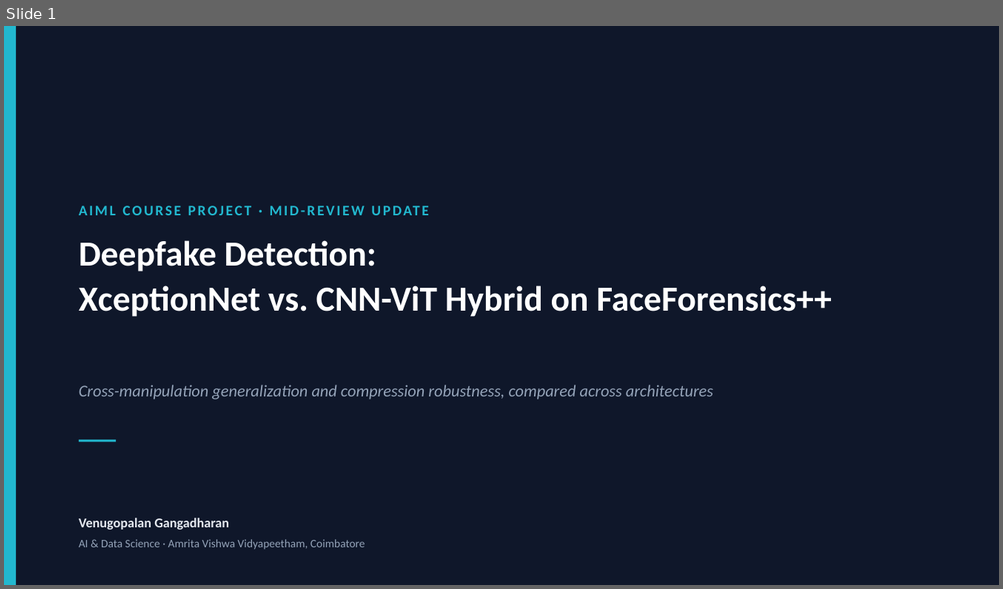
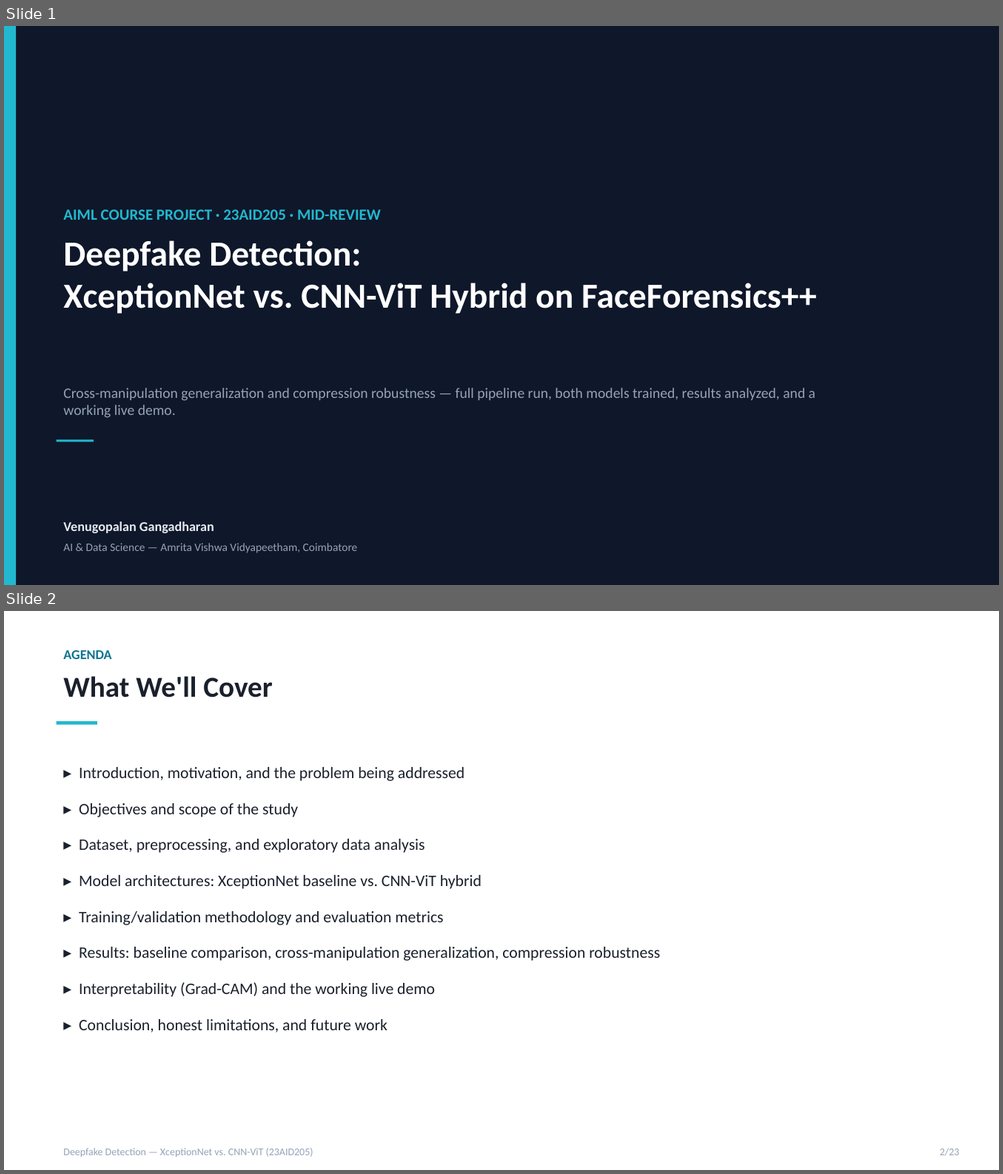
Before and after one commit to DUNE-ODYSSEY/deepfake-detection, a slide deck: docs/mid_review_update.pptx. Shown one above the other, each under a label of ours: slide 1 before the commit, slides 1 and 2 after it. The pictures are 1003x589 and 1003x1174 pixels, drawn with LibreOffice and Linux fonts; fonts in the diff are those of the drawing. Boxes give left, top, right and bottom in pixels: in the first picture for what was removed or moved away, otherwise in the second. Text is boxed around its words. In the diff, an @@ line names an element or a change of style, - is before the commit and + after.

```diff
--- a/docs/mid_review_update.pptx
+++ b/docs/mid_review_update.pptx
@@ slide 2 added at (x1=4, y1=611, x2=999, y2=1170), background #FFFFFF @@
@@ text added at (x1=63, y1=650, x2=111, y2=659), 13 pt, text #0E7490, bold @@
+AGENDA
@@ text added at (x1=63, y1=676, x2=272, y2=698), 28 pt, text #1A202C, bold @@
+What We'll Cover
@@ rectangle added at (x1=57, y1=721, x2=97, y2=724), fill #22B8CF @@
@@ text added at (x1=79, y1=767, x2=660, y2=1033), 15.5 pt, text #1A202C @@
+▸ Introduction, motivation, and the problem being addressed
+▸ Objectives and scope of the study
+▸ Dataset, preprocessing, and exploratory data analysis
+▸ Model architectures: XceptionNet baseline vs. CNN-ViT hybrid
+▸ Training/validation methodology and evaluation metrics
+▸ Results: baseline comparison, cross-manipulation generalization, compression robustness
+▸ Interpretability (Grad-CAM) and the working live demo
+▸ Conclusion, honest limitations, and future work
@@ text added at (x1=63, y1=1148, x2=313, y2=1157), 10 pt, text #94A3B8 @@
+Deepfake Detection — XceptionNet vs. CNN-ViT (23AID205)
@@ text added at (x1=939, y1=1148, x2=959, y2=1156), 10 pt, text #94A3B8 @@
+2/23
@@ slide 1 changed as well @@
@@ text at (x1=63, y1=210, x2=381, y2=220): text changed; size 14 to 15 pt @@
-AIML COURSE PROJECT · MID-REVIEW UPDATE
+AIML COURSE PROJECT · 23AID205 · MID-REVIEW
@@ text "Deepfake Detection:" at (x1=63, y1=241, x2=817, y2=314): line spacing 1.08 to 1 @@
@@ text at (x1=63, y1=388, x2=815, y2=418): text changed; size 16 to 14 pt; italic off @@
-Cross-manipulation generalization and compression robustness, compared across architectures
+Cross-manipulation generalization and compression robustness — full pipeline run, both models trained, results analyzed, and a working live demo.
@@ 2 texts, 1 rectangle moved together from (x1=79, y1=241, x2=831, y2=530) to (x1=57, y1=241, x2=817, y2=534) @@
@@ text at (x1=63, y1=543, x2=358, y2=554): text changed @@
-AI & Data Science · Amrita Vishwa Vidyapeetham, Coimbatore
+AI & Data Science — Amrita Vishwa Vidyapeetham, Coimbatore
```
Also in this commit, not shown: 1 other slide changed, 20 other slides added, 7 slides removed, 1 other file.
